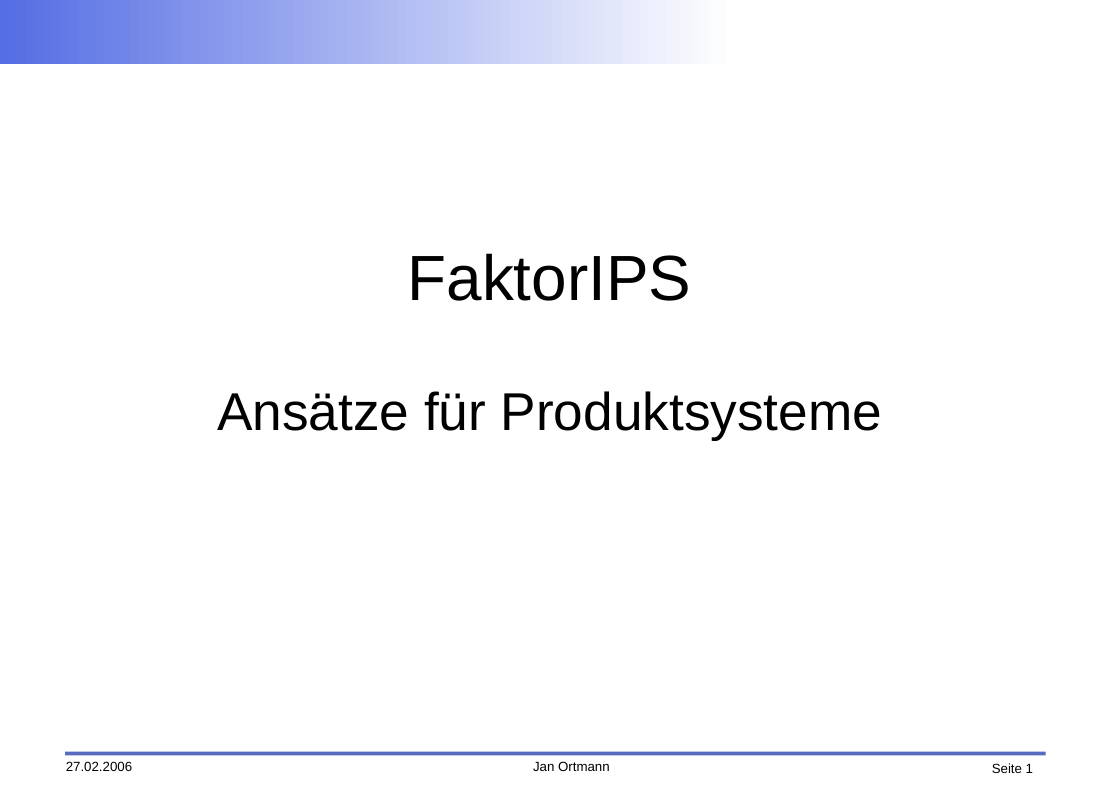
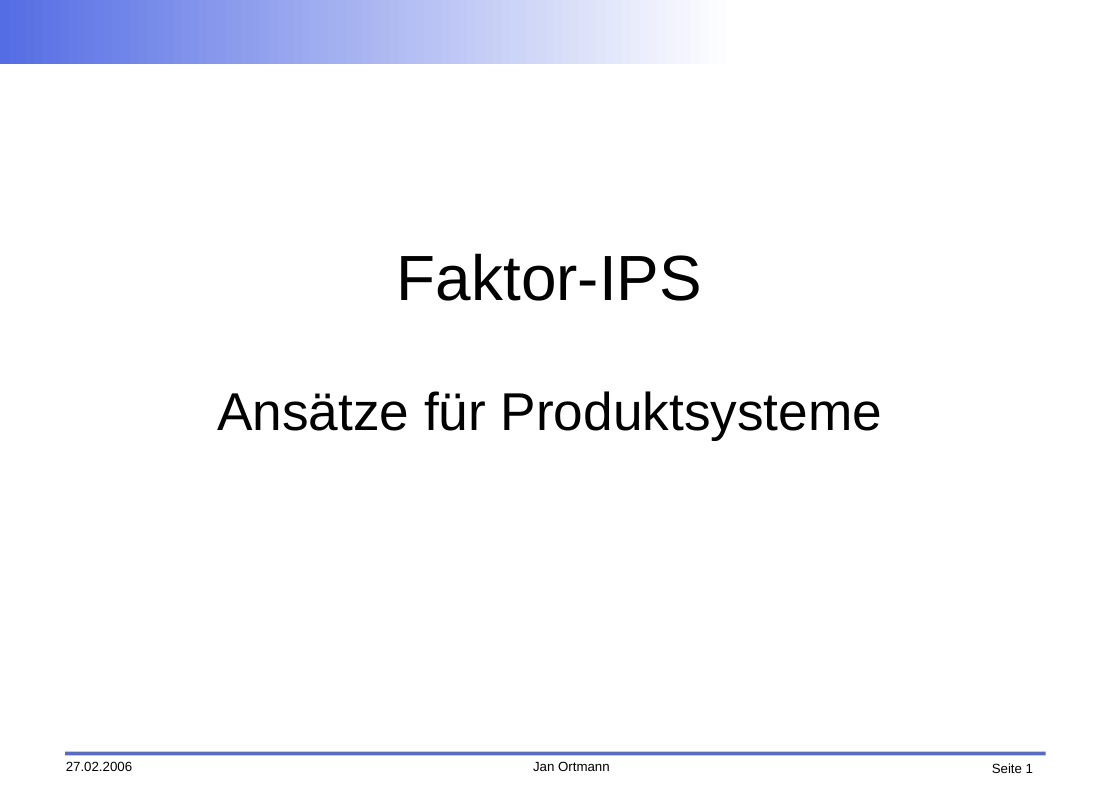
Before and after one commit to faktorips/faktorips.base, a slide deck: slide 1 of org.faktorips.doc/presentations/FaktorIPS-AnsaetzeProduktsysteme.odp. Drawn at 1120x792 pixels with LibreOffice and Linux fonts; fonts in the diff are those of the drawing; background and template pictures are left out. Boxes give left, top, right and bottom in pixels: in the first picture for what was removed or moved away, otherwise in the second. Text is boxed around its words. In the diff, an @@ line names an element or a change of style, - is before the commit and + after.

```diff
--- a/org.faktorips.doc/presentations/FaktorIPS-AnsaetzeProduktsysteme.odp
+++ b/org.faktorips.doc/presentations/FaktorIPS-AnsaetzeProduktsysteme.odp
@@ title at bbox=[217, 253, 882, 441]: text changed @@
-FaktorIPS
-Ansätze für Produktsysteme
+Faktor-IPS
+Ansätze für Produktsysteme
```
Also in this commit, not shown: 1 other slide changed, 3 slides added, 2 slides removed, 26 other files.
